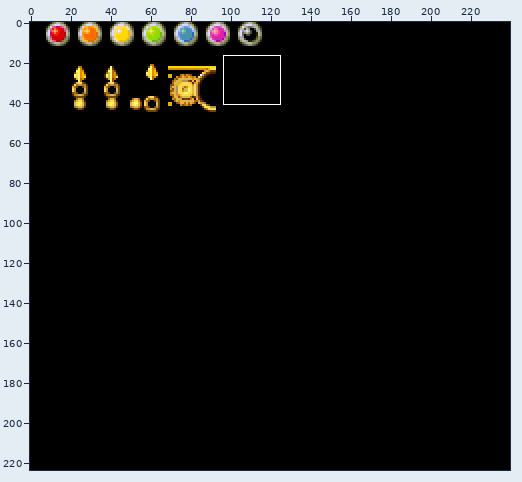
File history of a sprite sheet, data/sprites.png. Above: a wide view before the commit, with the close-up outlined.
Close-up. The starting point:
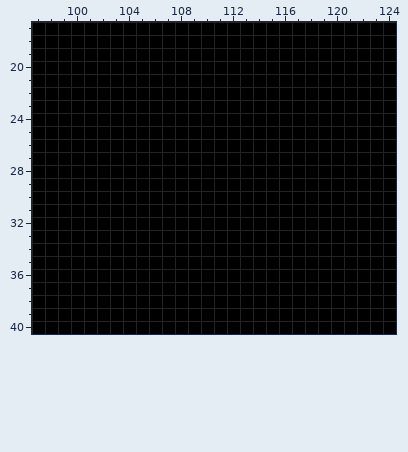
The file is 240x224 pixels. Shown: x 97..124, y 17..40.
Once edited:
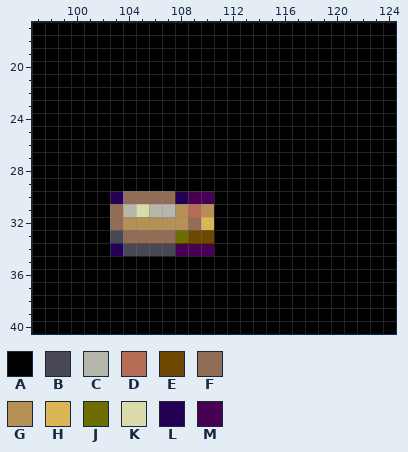
Palette (. is transparent): A #000000  B #484855  C #b6b6aa  D #b66d55  E #6d4800  F #916d55  G #b69155  H #dab655  J #6d6d00  K #dadaaa  L #240055  M #480055
From old to new:
Colour A becomes colour B in row 33 at x 103; in row 34 at x 104 to 107.
Colour A becomes colour C in row 31 at x 104 and 106 to 107.
Colour A becomes colour D in row 31 at x 109.
Colour A becomes colour E in row 33 at x 109 to 110.
Colour A becomes colour F in row 30 at x 104 to 107; in row 31 at x 103; in row 32 at x 103 and 109; in row 33 at x 104 to 107.
Colour A becomes colour G in row 31 at x 108 and 110; in row 32 at x 104 to 108.
Colour A becomes colour H in row 32 at x 110.
Colour A becomes colour J in row 33 at x 108.
Colour A becomes colour K in row 31 at x 105.
Colour A becomes colour L in row 30 at x 103 and 108; in row 34 at x 103.
Colour A becomes colour M in row 30 at x 109 to 110; in row 34 at x 108 to 110.
Where, in picture pixels (left, top, right, bottom), the same in both close-ups:
changed: (110, 191, 214, 256)
